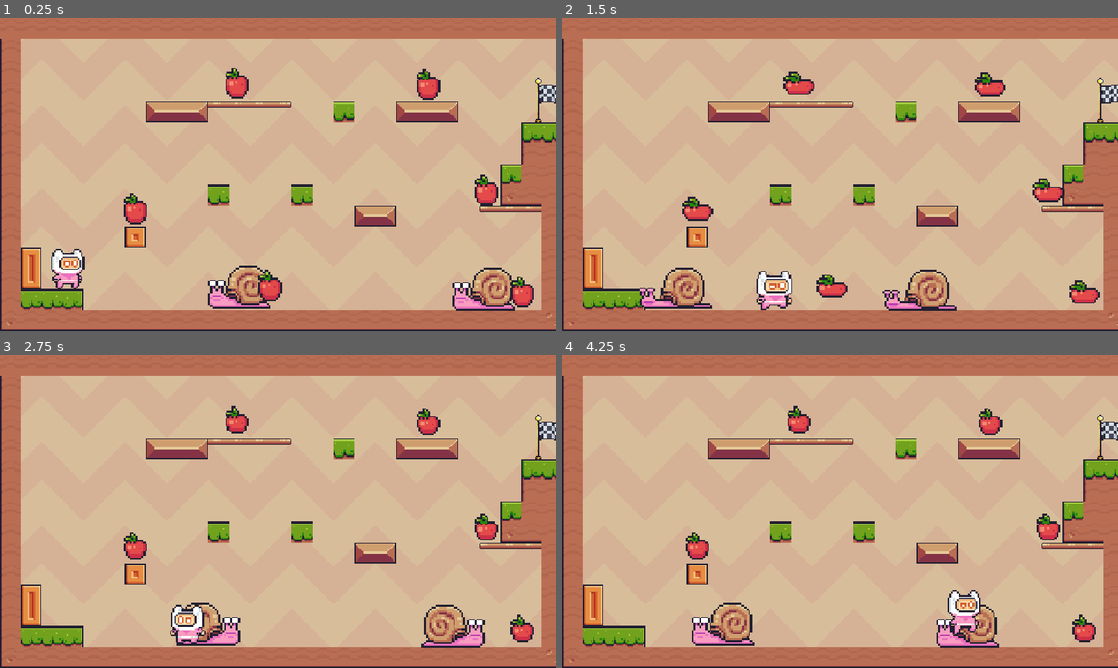
Above: before the commit, frames 1-4 (two rows, left to right).
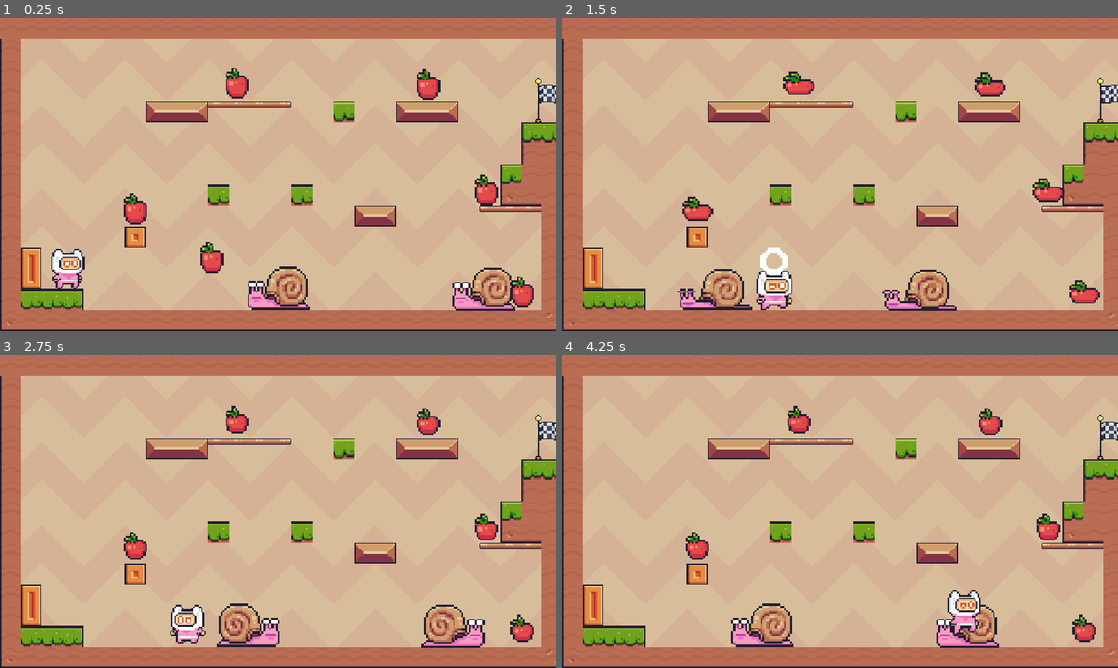
Above: after the commit, the same moments.

Repository: ShadelordV2/Apple-Hunt
Game: Godot game, scene res://scenes/levels/level4.tscn
Same seed, same stepped clock (60 frames per second), same inputs: the game is played once before the commit and once after it. This scene is started directly instead of the project's main scene.
Inputs:
- Up to frame 1 (0.25 s): no input
- Up to frame 2 (1.5 s): hold D (right) from 0.53 s (still down); tap W (jump) at 0.77 s
- Up to frame 3 (2.75 s): tap W (jump) at 1.52 s; release D (right) at 2.03 s; hold A (left) from 2.03 s (still down)
- Up to frame 4 (4.25 s): release A (left) at 2.78 s; hold D (right) from 2.78 s (still down); tap W (jump) at 3.02, 3.77 s

The runs differ from the first frame. In frame 1, 2.3% of the frame differs, in the area x 36-56%, y 71-94%; in frame 2, 2.4%, in the area x 14-52%, y 73-94%; in frame 3, 1.6%; in frame 4, 2.0%.

Commit message:
bug fix
fixed a bug where on level 4, a snail goes into the wall.

Diff:
--- a/scenes/levels/level4.tscn
+++ b/scenes/levels/level4.tscn
@@ -411,7 +411,7 @@
 [node name="snails" type="Node2D" parent="." unique_id=291389964]
 
 [node name="snail" parent="snails" unique_id=740155122 instance=ExtResource("4_4vryo")]
-position = Vector2(199.33334, 205)
+position = Vector2(229.66667, 206)
 scale = Vector2(0.5, 0.5)
 
 [node name="snail2" parent="snails" unique_id=536149084 instance=ExtResource("4_4vryo")]
@@ -425,7 +425,7 @@
 scale = Vector2(0.5, 0.5)
 
 [node name="apple2" parent="apples" unique_id=161019944 instance=ExtResource("5_g1ckg")]
-position = Vector2(207.33334, 208.33334)
+position = Vector2(162.66667, 186.66667)
 scale = Vector2(0.5, 0.5)
 
 [node name="apple3" parent="apples" unique_id=734685096 instance=ExtResource("5_g1ckg")]
Not shown, changed: export_presets.cfg
